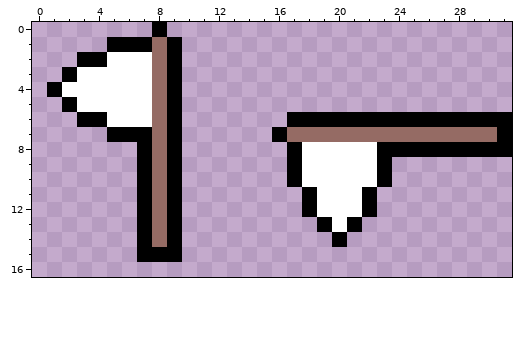
Edited in one commit: pixel-art sprite (FredflixAndChell/FredflixAndChell.CrossPlatform/Content/textures/guns/flag.png). That is the earlier state.
The file is 32x32 pixels. Shown: x 0..31, y 0..16.
After the commit:
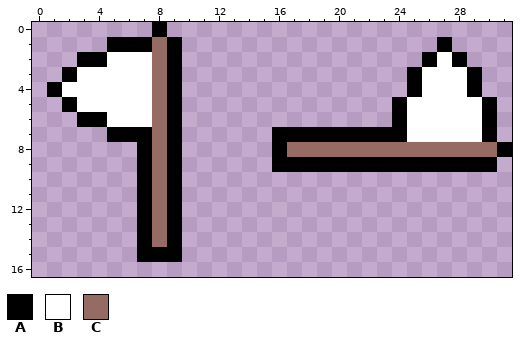
Palette (. is transparent): A #000000  B #ffffff  C #956b64
Changes in this commit:
y 1: x 27 . -> A
y 2: x 26..28 ... -> ABA
y 3..4: x 25..29 ..... -> ABBBA
y 5: x 24..30 ....... -> ABBBBBA
y 6: x 17..23 AAAAAAA -> .......; x 25..29 AAAAA -> BBBBB; x 31 A -> .
y 7: x 17..31 CCCCCCCCCCCCCCA -> AAAAAAAABBBBBA.
y 8: x 16..30 .ABBBBBAAAAAAAA -> ACCCCCCCCCCCCCC
y 9: x 16 . -> A; x 18..22 BBBBB -> AAAAA; x 24..30 ....... -> AAAAAAA
y 10: x 17..23 ABBBBBA -> .......
y 11..12: x 18..22 ABBBA -> .....
y 13: x 19..21 ABA -> ...
y 14: x 20 A -> .
Where, in picture pixels (left, top, right, bottom), the same in both pictures:
changed: (272, 37, 512, 247)
